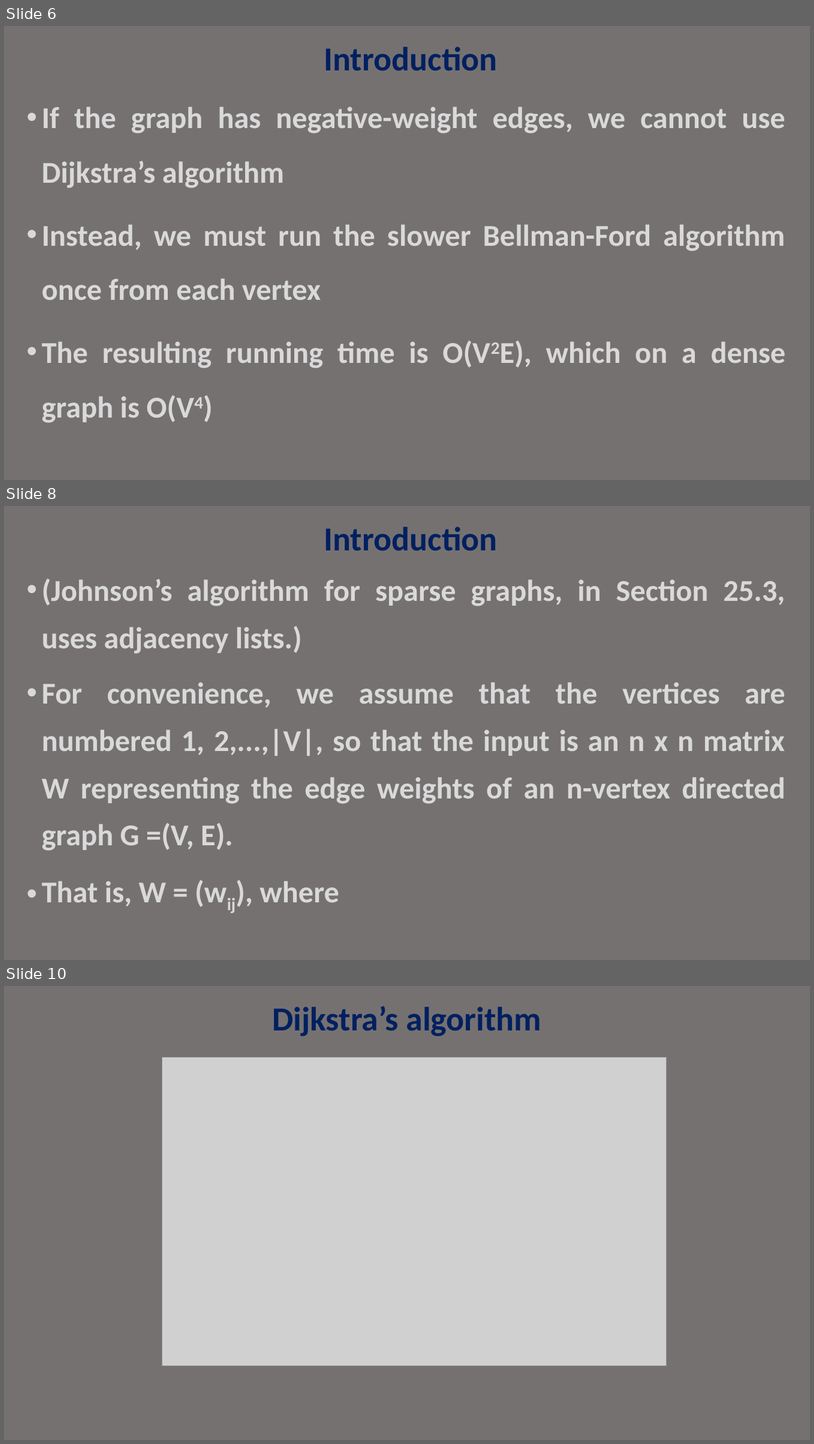
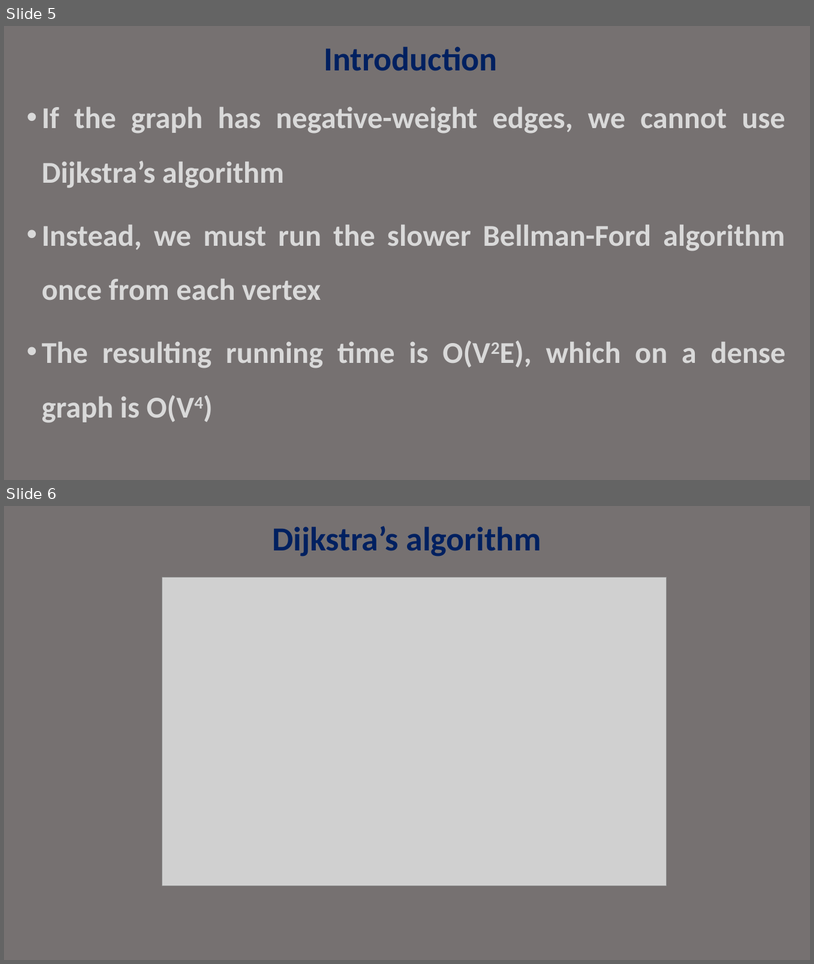
Before and after one commit to janakimeena/Old_Repo_22, a slide deck: Ex11a/dijkstra.pptx. Shown one above the other, each under a label of ours: slides 6, 8 and 10 before the commit, slides 5 and 6 after it; the slides between them are not shown. The pictures are 814x1444 and 814x964 pixels, drawn with LibreOffice and Linux fonts; fonts in the diff are those of the drawing; grey boxes stand for pictures. Boxes give left, top, right and bottom in pixels: in the first picture for what was removed or moved away, otherwise in the second. Text is boxed around its words. In the diff, an @@ line names an element or a change of style, - is before the commit and + after.

```diff
--- a/Ex11a/dijkstra.pptx
+++ b/Ex11a/dijkstra.pptx
@@ slide 8 removed at box(4, 506, 810, 960), background #767171 @@
@@ title removed at box(324, 526, 498, 551) @@
-Introduction
@@ text removed at box(42, 579, 786, 906) @@
-• (Johnson’s algorithm for sparse graphs, in Section 25.3, uses adjacency lists.)
-• For convenience, we assume that the vertices are numbered 1, 2,...,|V|, so that the input is an n x n matrix W representing the edge weights of an n-vertex directed graph G =(V, E).
-• That is, W = (wij), where
@@ what was slide 6 is now slide 5 @@
@@ what was slide 10 is now slide 6 @@
```
Also in this commit, not shown: 2 slides changed, 29 slides added, 1 other slide removed, 1 other file.
